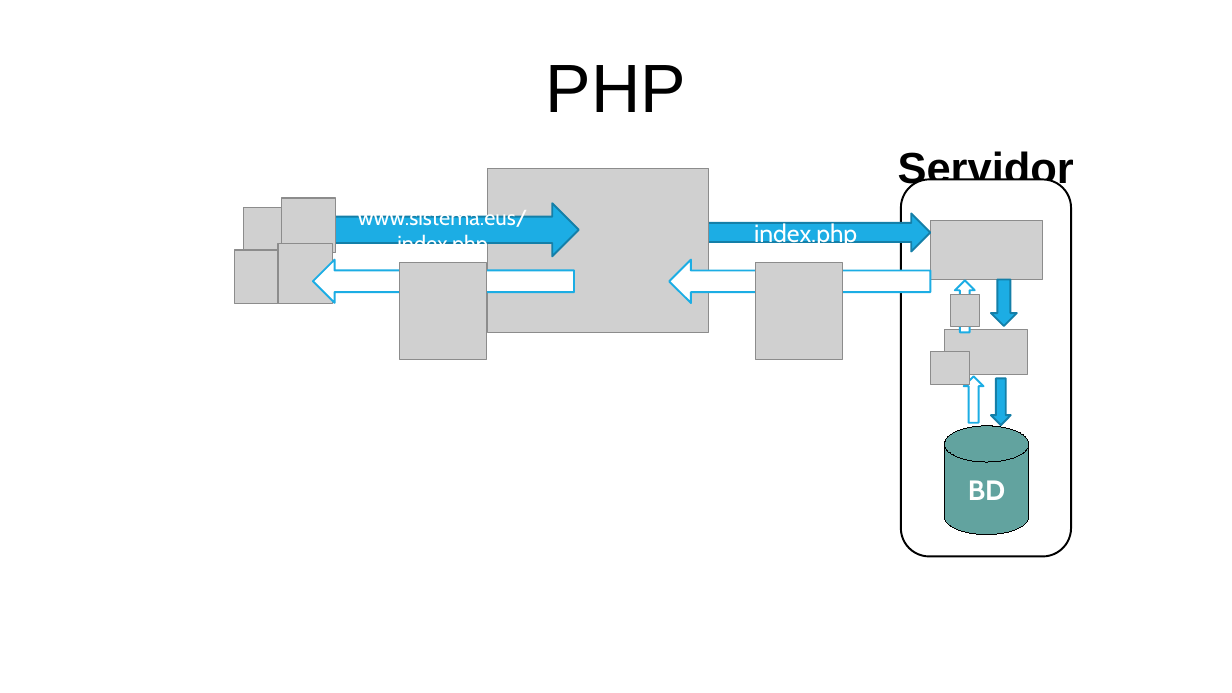
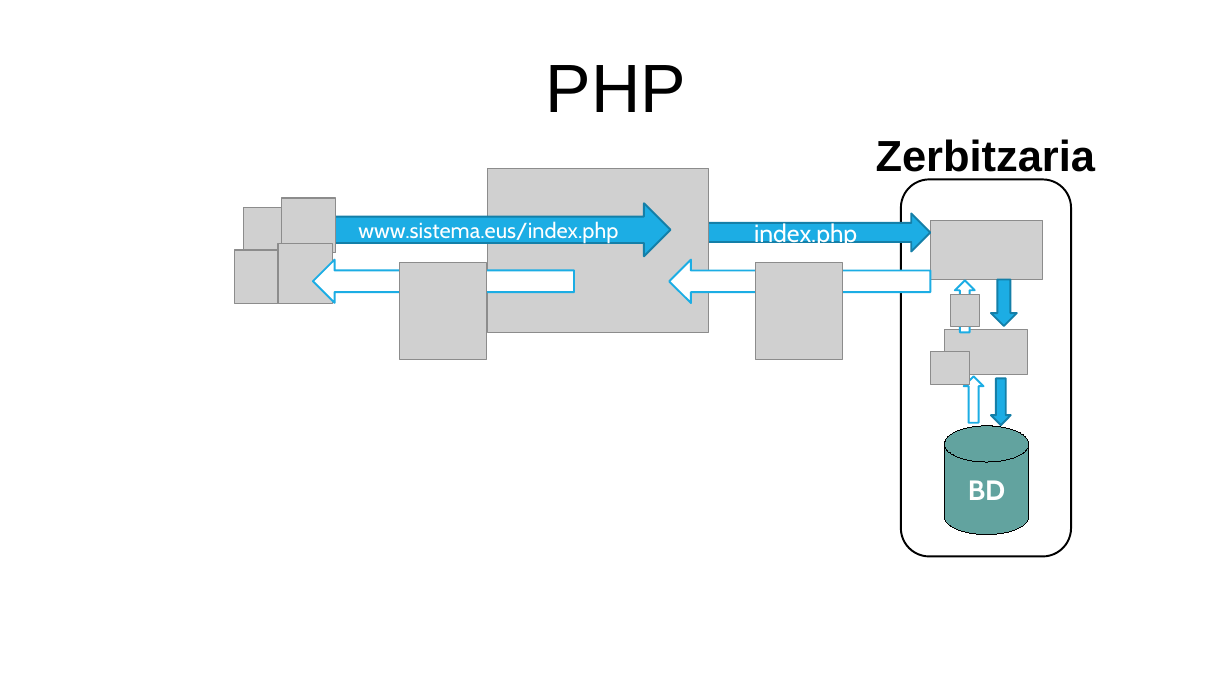
Before and after one commit to mikel-egana-aranguren/EHU-ISSKS-31, a slide deck: slide 46 of WebSistemak/WebSistemak.odp. Drawn at 1232x693 pixels with LibreOffice and Linux fonts; fonts in the diff are those of the drawing; grey boxes stand for pictures; background and template pictures are left out. Boxes give left, top, right and bottom in pixels: in the first picture for what was removed or moved away, otherwise in the second. Text is boxed around its words. In the diff, an @@ line names an element or a change of style, - is before the commit and + after.

```diff
--- a/WebSistemak/WebSistemak.odp
+++ b/WebSistemak/WebSistemak.odp
@@ text added at (876,139,1095,181), 28 pt, text #000000, bold @@
+Zerbitzaria
@@ text removed at (898,151,1074,192) @@
-Servidor
@@ right arrow "www.sistema.eus/index.php": place and size @@
-right arrow "www.sistema.eus/index.php" at (320,203,579,256)
+right arrow "www.sistema.eus/index.php" at (320,203,671,256)
```
Also in this commit, not shown: 34 other slides changed, 15 slides added, 15 slides removed, 24 other files.
